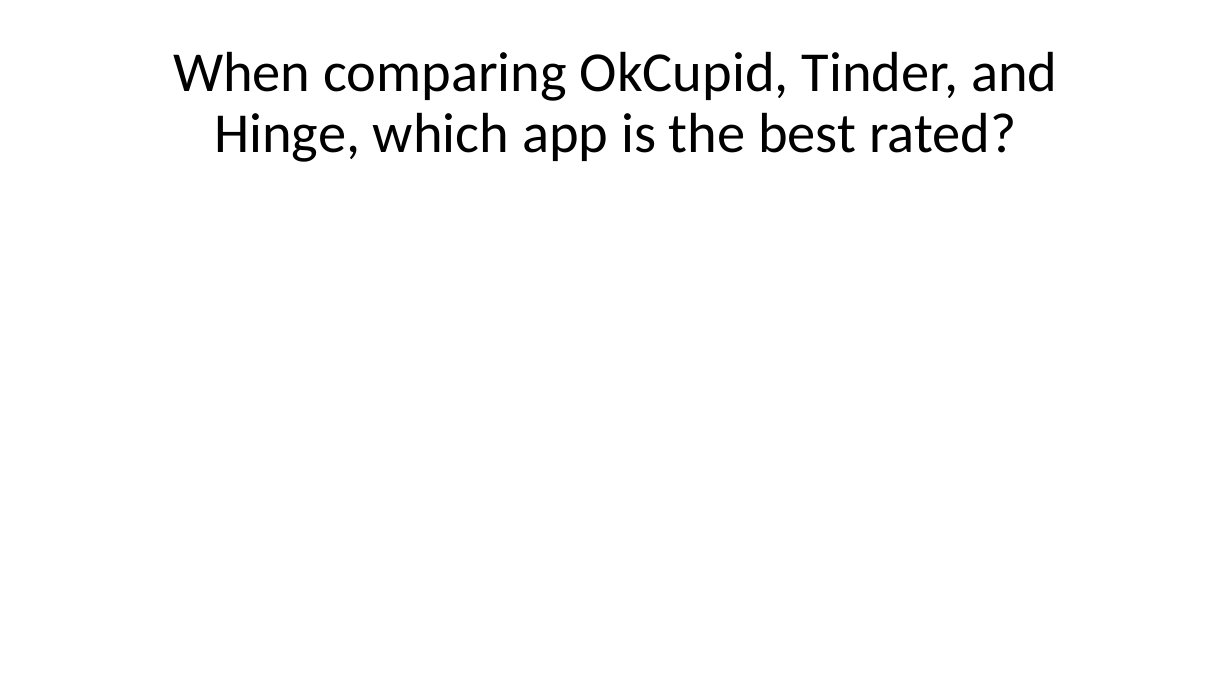
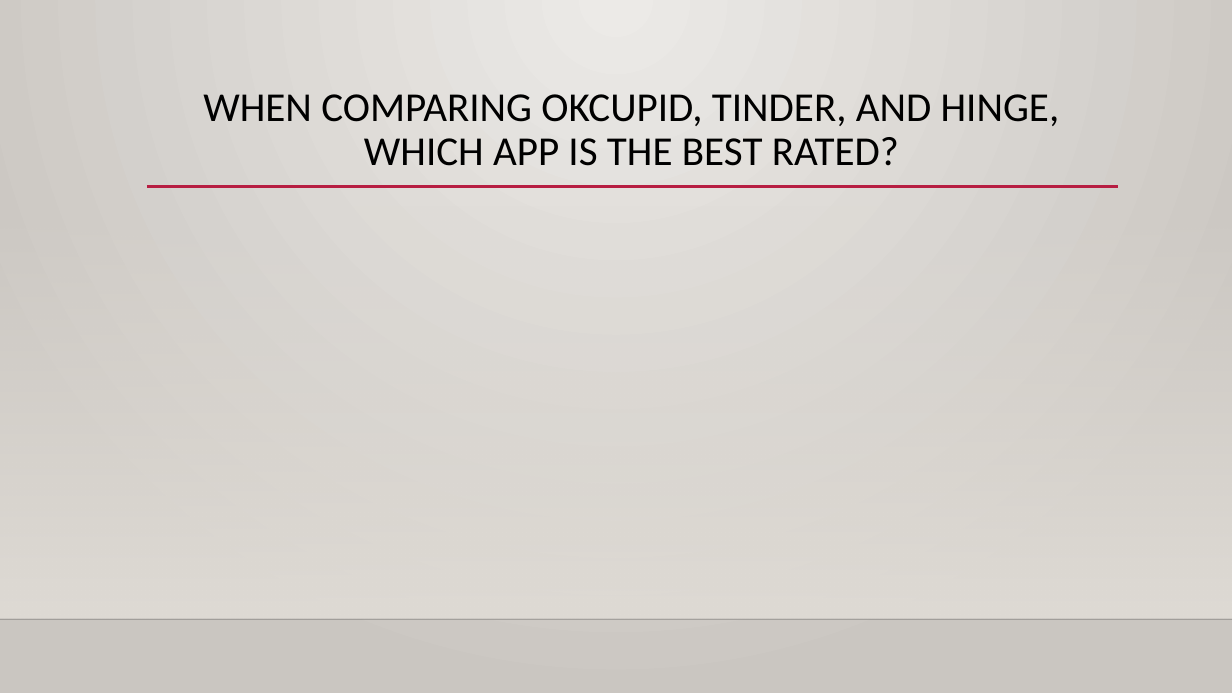
Before and after one commit to CervaRamiGomez/Exploratory_Analysis_of_Dating_Applications, a slide deck: slide 10 of Exploratory Analysis of Dating Applications.pptx. Drawn at 1232x693 pixels with LibreOffice and Linux fonts; fonts in the diff are those of the drawing; background and template pictures are left out. Boxes give left, top, right and bottom in pixels: in the first picture for what was removed or moved away, otherwise in the second. Text is boxed around its words. In the diff, an @@ line names an element or a change of style, - is before the commit and + after.

```diff
--- a/Exploratory Analysis of Dating Applications.pptx
+++ b/Exploratory Analysis of Dating Applications.pptx
@@ background #FFFFFF to gradient #ECEAE7 to #CAC7C1 @@
@@ title "WHEN COMPARING OKCUPID, TINDER, AND ..." at [203,94,1060,166]: vertical alignment middle to top @@
@@ title at [203,94,1060,166]: text changed; size 44 to 32 pt @@
-When comparing OkCupid, Tinder, and Hinge, which app is the best rated?
+WHEN COMPARING OKCUPID, TINDER, AND HINGE, WHICH APP IS THE BEST RATED?
@@ rectangle added at [0,204,1232,619], fill gradient #DFDBD5 @@
@@ line added from (147, 187) to (1118, 187), #B71E42 2.5 pt @@
@@ line added from (0, 619) to (1232, 619), #000001 1 pt @@
```
Also in this commit, not shown: 14 other slides changed, 5 slides added, 5 slides removed.
